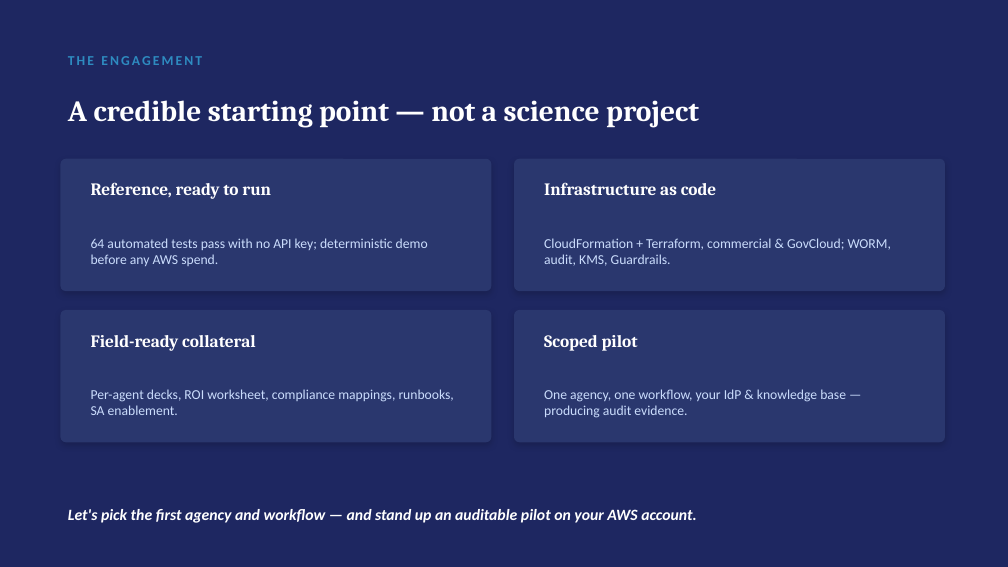
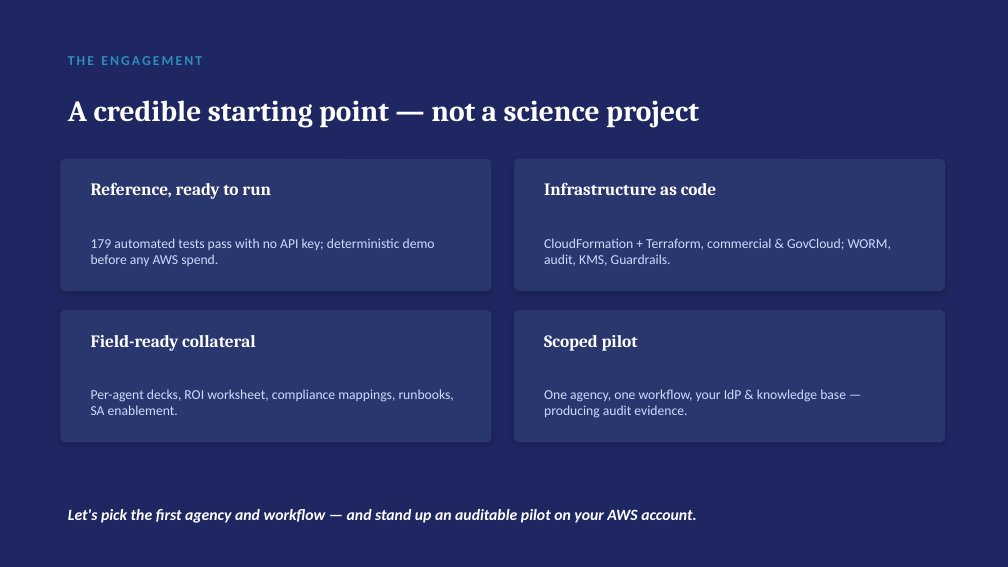
Before and after one commit to virtualryder/slg-ai-agents, a slide deck: slide 6 of decks/SLG-Agentic-AI-Suite-Executive-Overview.pptx. Drawn at 1008x567 pixels with LibreOffice and Linux fonts; fonts in the diff are those of the drawing. Boxes give left, top, right and bottom in pixels: in the first picture for what was removed or moved away, otherwise in the second. Text is boxed around its words. In the diff, an @@ line names an element or a change of style, - is before the commit and + after.

```diff
--- a/decks/SLG-Agentic-AI-Suite-Executive-Overview.pptx
+++ b/decks/SLG-Agentic-AI-Suite-Executive-Overview.pptx
@@ text at (x1=91, y1=238, x2=435, y2=266): text changed @@
-64 automated tests pass with no API key; deterministic demo before any AWS spend.
+179 automated tests pass with no API key; deterministic demo before any AWS spend.
```
